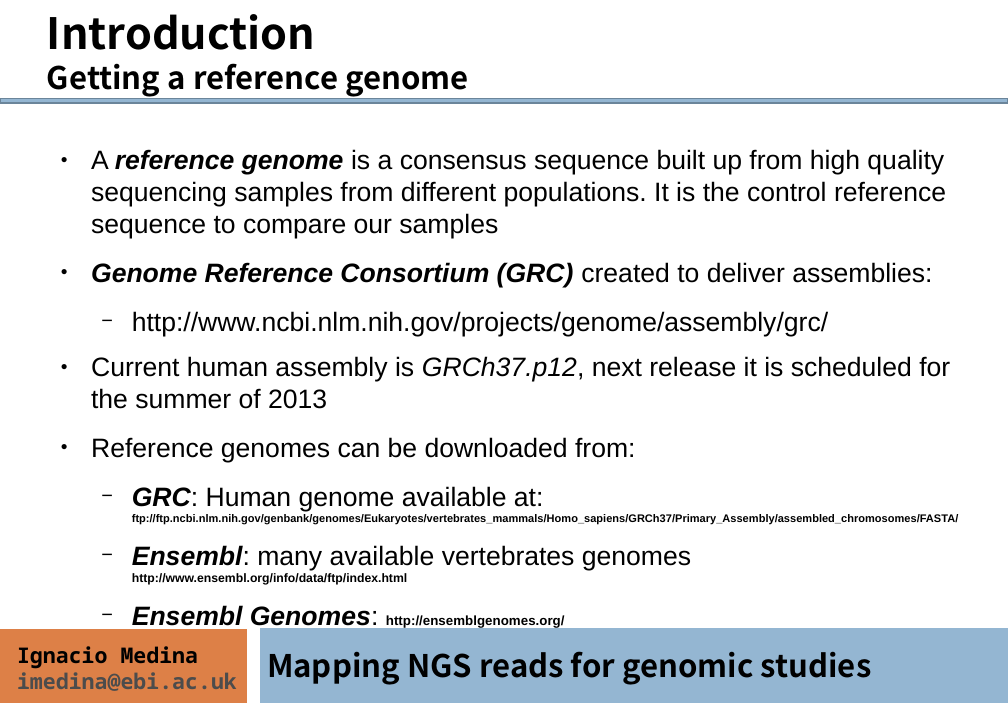
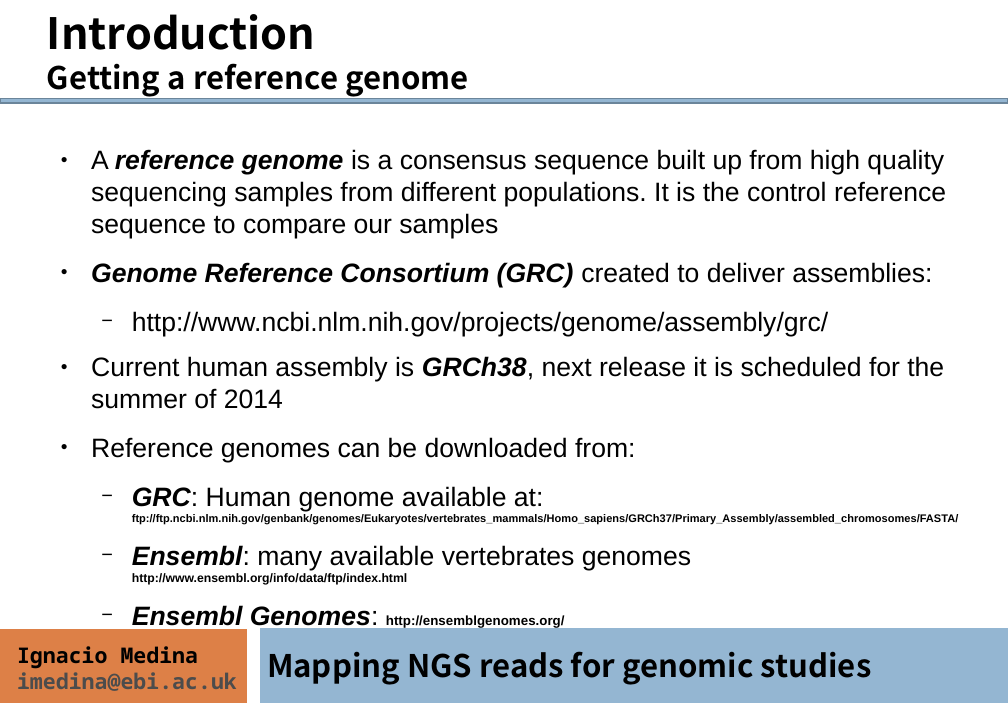
Before and after one commit to ngs-course/ngs-course.github.io, a slide deck: slide 6 of Course_Materials/alignment/presentation/ngs-read-mapping-imedina-mda14.odp. Drawn at 1008x713 pixels with LibreOffice and Linux fonts; fonts in the diff are those of the drawing. Boxes give left, top, right and bottom in pixels: in the first picture for what was removed or moved away, otherwise in the second. Text is boxed around its words. In the diff, an @@ line names an element or a change of style, - is before the commit and + after.

```diff
--- a/Course_Materials/alignment/presentation/ngs-read-mapping-imedina-mda14.odp
+++ b/Course_Materials/alignment/presentation/ngs-read-mapping-imedina-mda14.odp
@@ text at <box>91,356,944,409</box>: text changed @@
-● Current human assembly is GRCh37.p12, next release it is scheduled for the summer of 2013
+● Current human assembly is GRCh38, next release it is scheduled for the summer of 2014
```
Also in this commit, not shown: 16 other slides changed, 1 other file.
